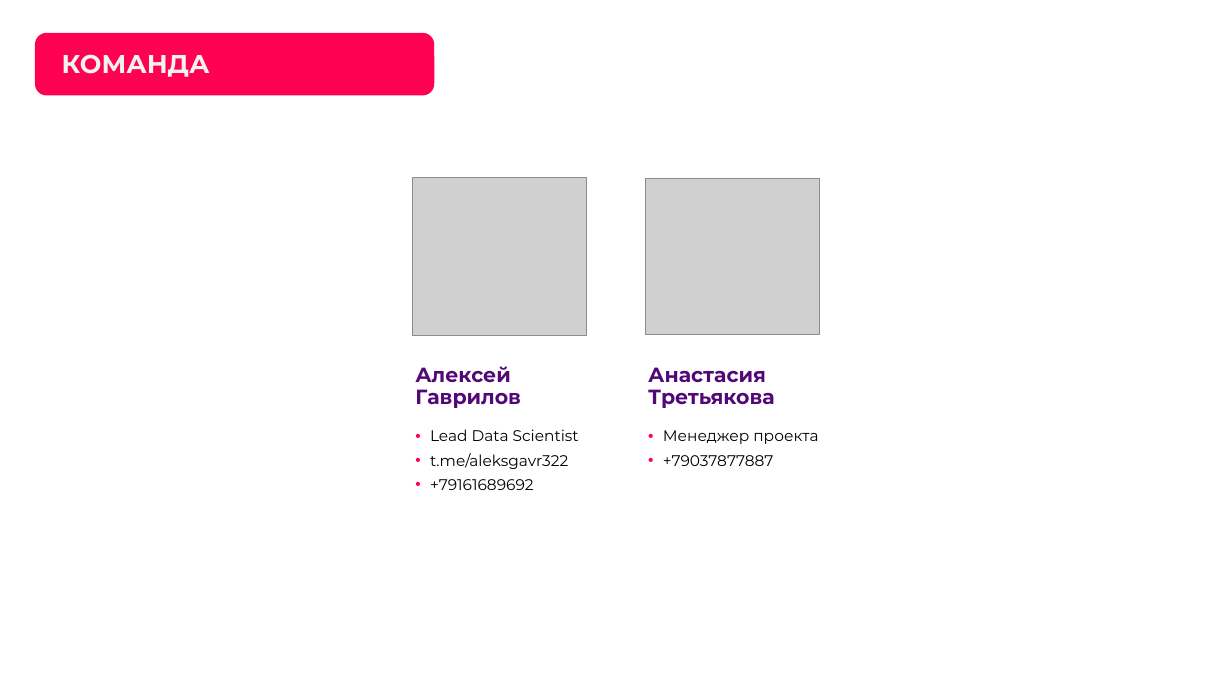
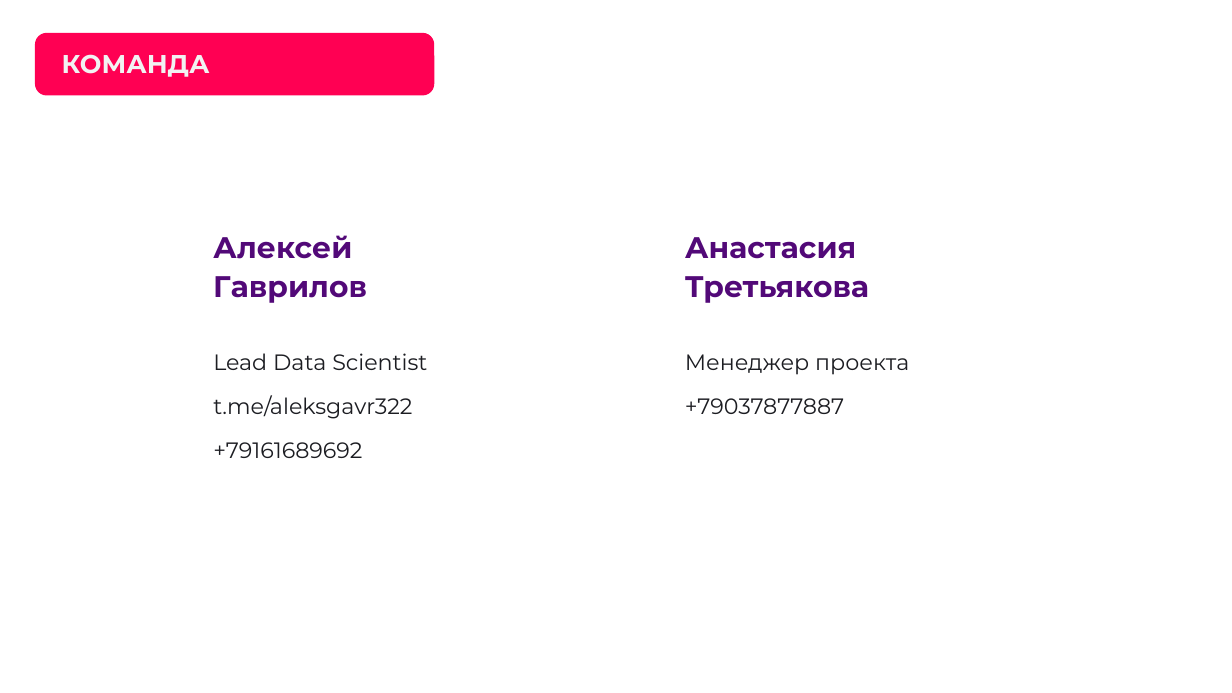
Before and after one commit to AlexGvr/rus_vines, a slide deck: slide 3 of ЛЦТ2026 Сканер российских вин.pptx. Drawn at 1232x693 pixels with LibreOffice and Linux fonts; fonts in the diff are those of the drawing; grey boxes stand for pictures; background and template pictures are left out. Boxes give left, top, right and bottom in pixels: in the first picture for what was removed or moved away, otherwise in the second. Text is boxed around its words. In the diff, an @@ line names an element or a change of style, - is before the commit and + after.

```diff
--- a/ЛЦТ2026 Сканер российских вин.pptx
+++ b/ЛЦТ2026 Сканер российских вин.pptx
@@ rounded rectangle: place and size @@
-rounded rectangle at (389,148,611,637)
+rounded rectangle at (178,178,583,564)
@@ picture removed at (412,178,586,336) @@
@@ picture removed at (646,179,820,335) @@
@@ text at (213,235,367,303): text changed; size 16 to 23.2 pt; text colour #520977 to #520978 @@
-Алексей Гаврилов
+Алексей
+Гаврилов
@@ text at (685,237,869,303): text changed; size 16 to 23.2 pt; text colour #520977 to #520978 @@
-Анастасия Третьякова
+Анастасия
+Третьякова
@@ text "Lead Data Scientist" at (213,353,427,458): size 12 to 17.2 pt, text colour #000000 to #1C1D22; bullet • to none; line spacing 0.9 to 1.08; more space between paragraphs @@
@@ text "Lead Data Scientist": place and size @@
-text "Lead Data Scientist" at (430,429,579,490)
+text "Lead Data Scientist" at (213,353,427,458)
@@ text "Менеджер проекта": place and size @@
-text "Менеджер проекта" at (663,430,818,466)
+text "Менеджер проекта" at (685,354,909,414)
@@ text "Менеджер проекта" at (685,354,909,414): size 12 to 17.2 pt, text colour #000000 to #1C1D22; bullet • to none; line spacing 0.9 to 1.08; more space between paragraphs @@
```
Also in this commit, not shown: 11 other slides changed, 4 other files.
